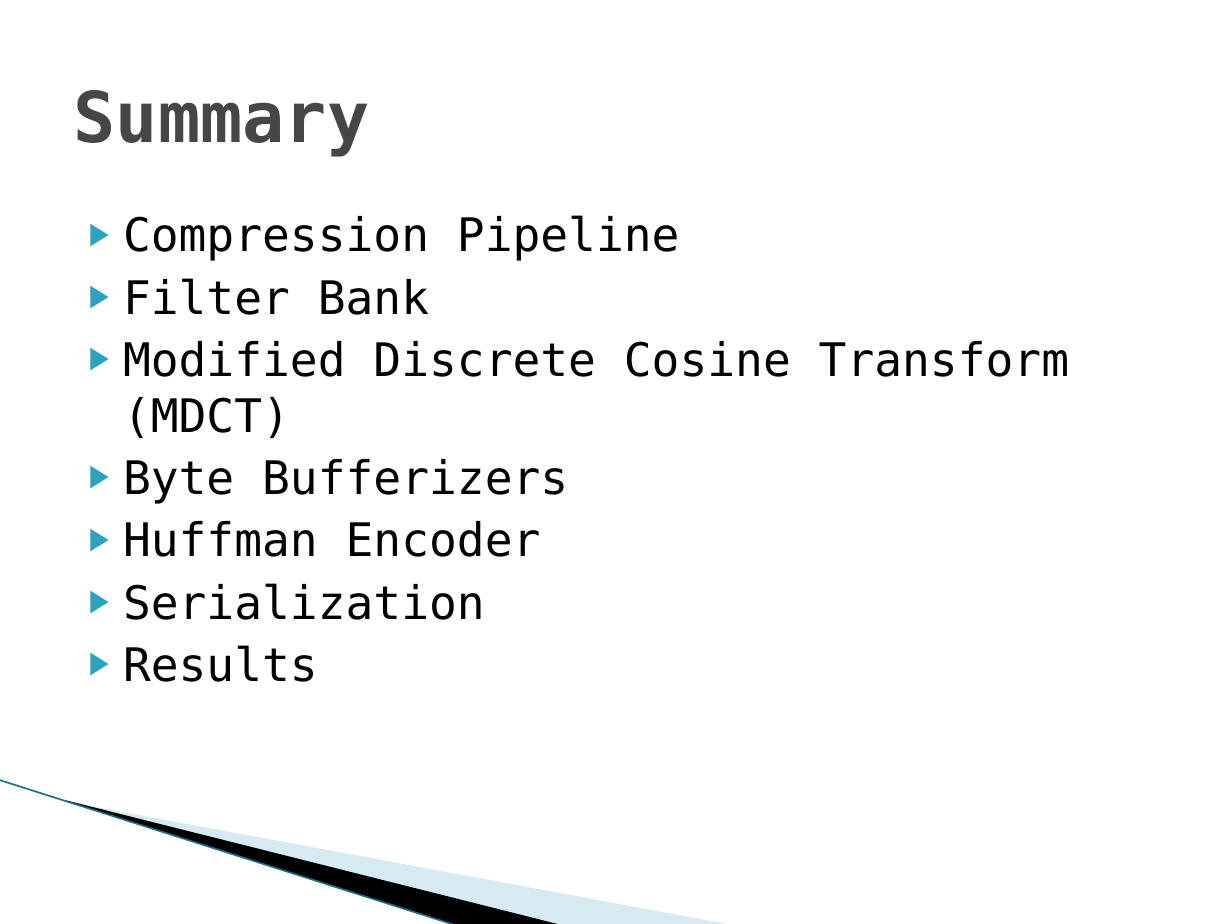
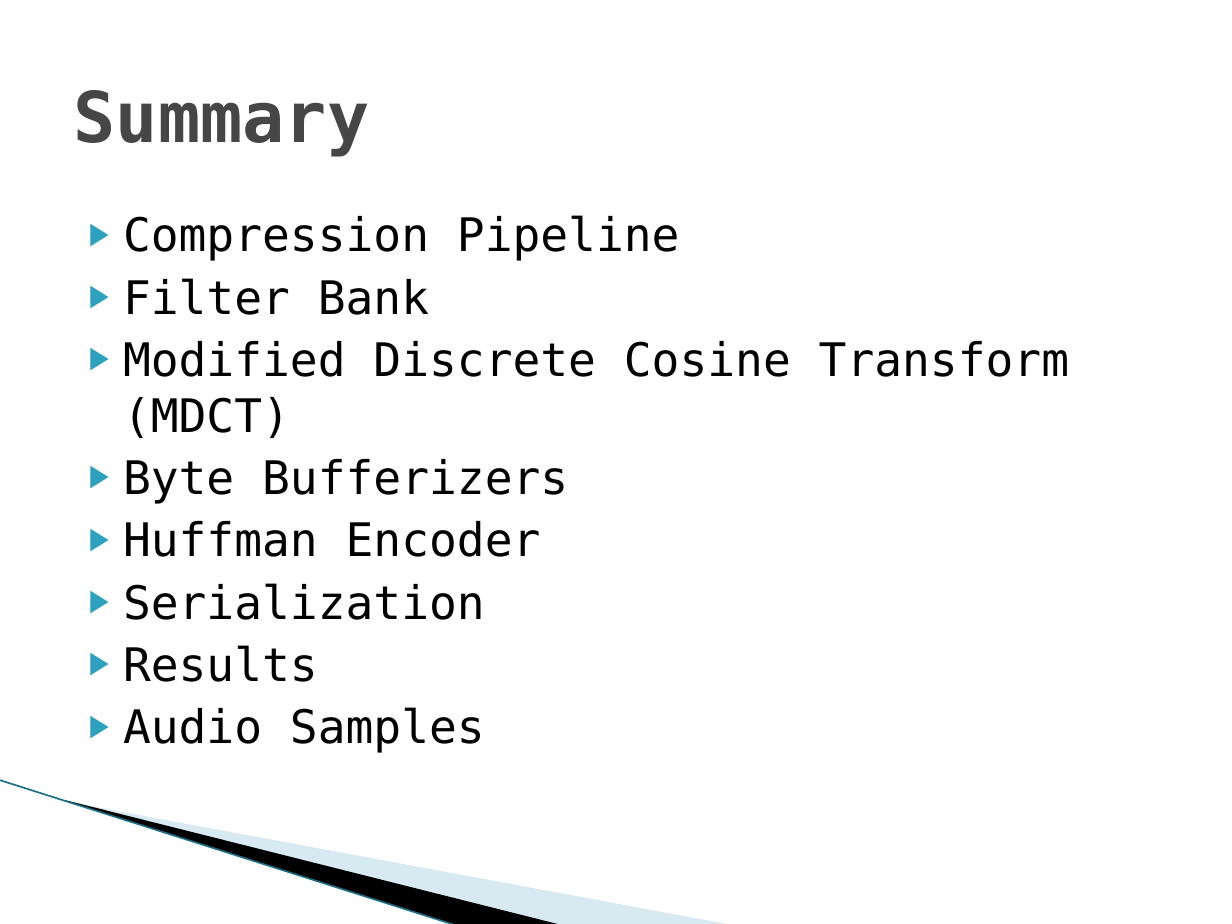
Before and after one commit to ericaddison/Algs_Term_Project, a slide deck: slide 19 of report/JET Audio Encoder.pptx. Drawn at 1232x924 pixels with LibreOffice and Linux fonts; fonts in the diff are those of the drawing; background and template pictures are left out. Boxes give left, top, right and bottom in pixels: in the first picture for what was removed or moved away, otherwise in the second. Text is boxed around its words. In the diff, an @@ line names an element or a change of style, - is before the commit and + after.

Commit message:
presentation update

```diff
--- a/report/JET Audio Encoder.pptx
+++ b/report/JET Audio Encoder.pptx
@@ text at [123, 707, 485, 753]: paragraph added @@
+▶ Audio Samples
```
Also in this commit, not shown: 2 other slides changed.
